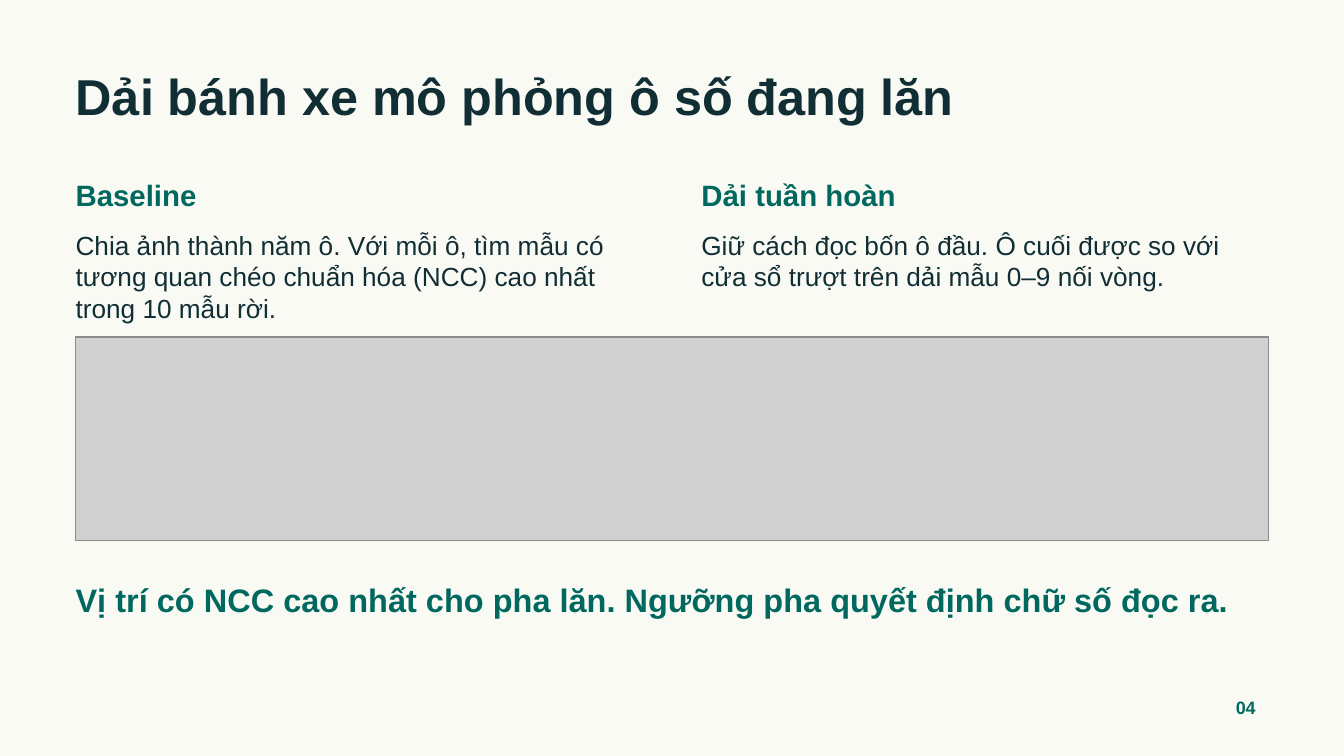
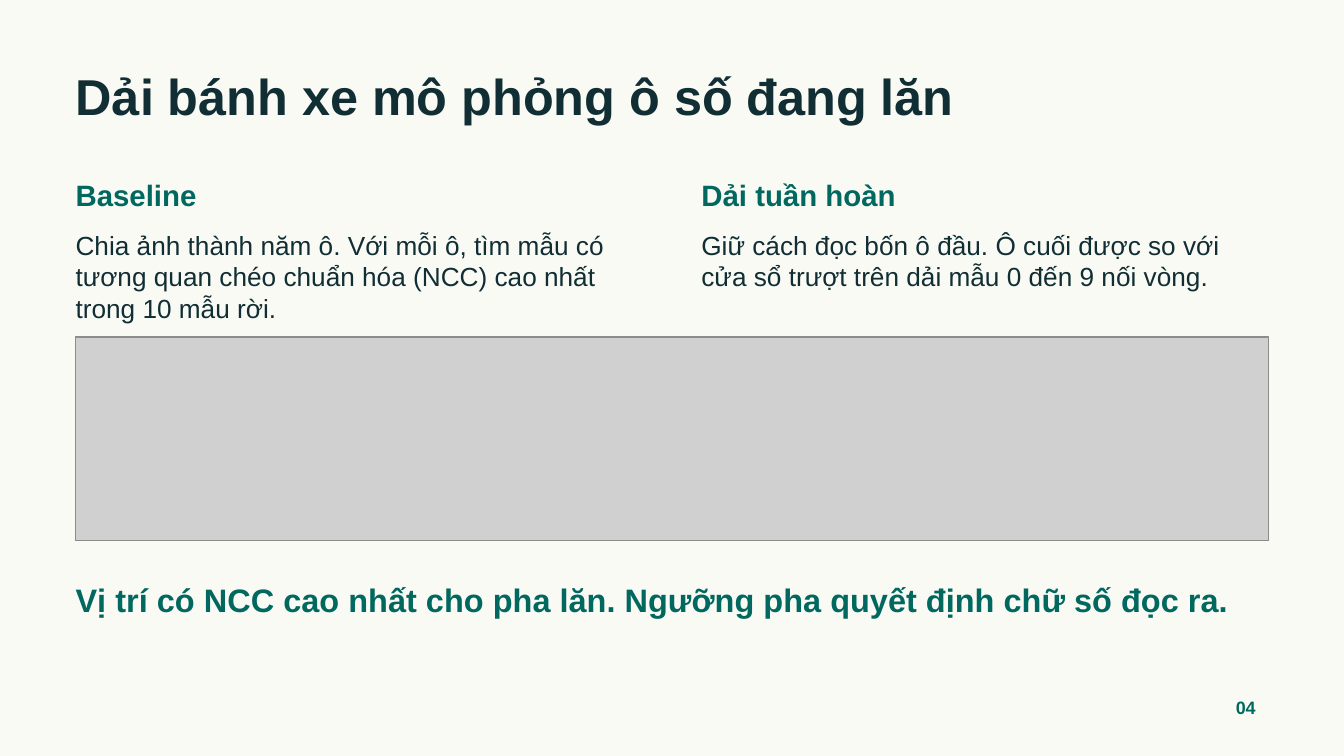
Before and after one commit to qivarnq3g/cv-water-meter-reading, a slide deck: slide 4 of report/Doc-chi-so-dong-ho-nuoc-Suon-thuyet-trinh.pptx. Drawn at 1344x756 pixels with LibreOffice and Linux fonts; fonts in the diff are those of the drawing; grey boxes stand for pictures. Boxes give left, top, right and bottom in pixels: in the first picture for what was removed or moved away, otherwise in the second. Text is boxed around its words. In the diff, an @@ line names an element or a change of style, - is before the commit and + after.

```diff
--- a/report/Doc-chi-so-dong-ho-nuoc-Suon-thuyet-trinh.pptx
+++ b/report/Doc-chi-so-dong-ho-nuoc-Suon-thuyet-trinh.pptx
@@ text at (x1=701, y1=233, x2=1219, y2=292): text changed @@
-Giữ cách đọc bốn ô đầu. Ô cuối được so với cửa sổ trượt trên dải mẫu 0–9 nối vòng.
+Giữ cách đọc bốn ô đầu. Ô cuối được so với cửa sổ trượt trên dải mẫu 0 đến 9 nối vòng.
```
Also in this commit, not shown: 5 other slides changed.
